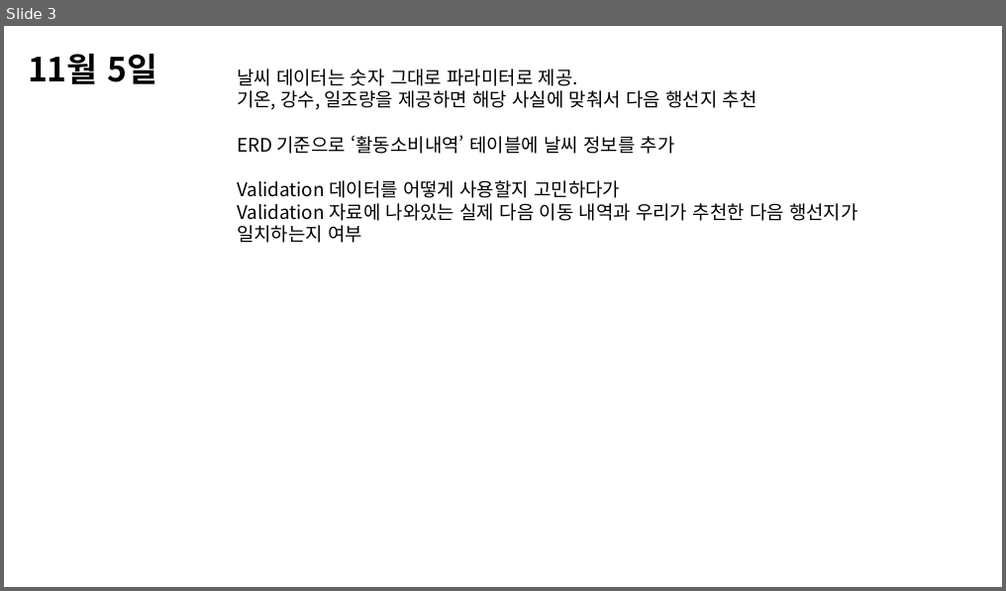
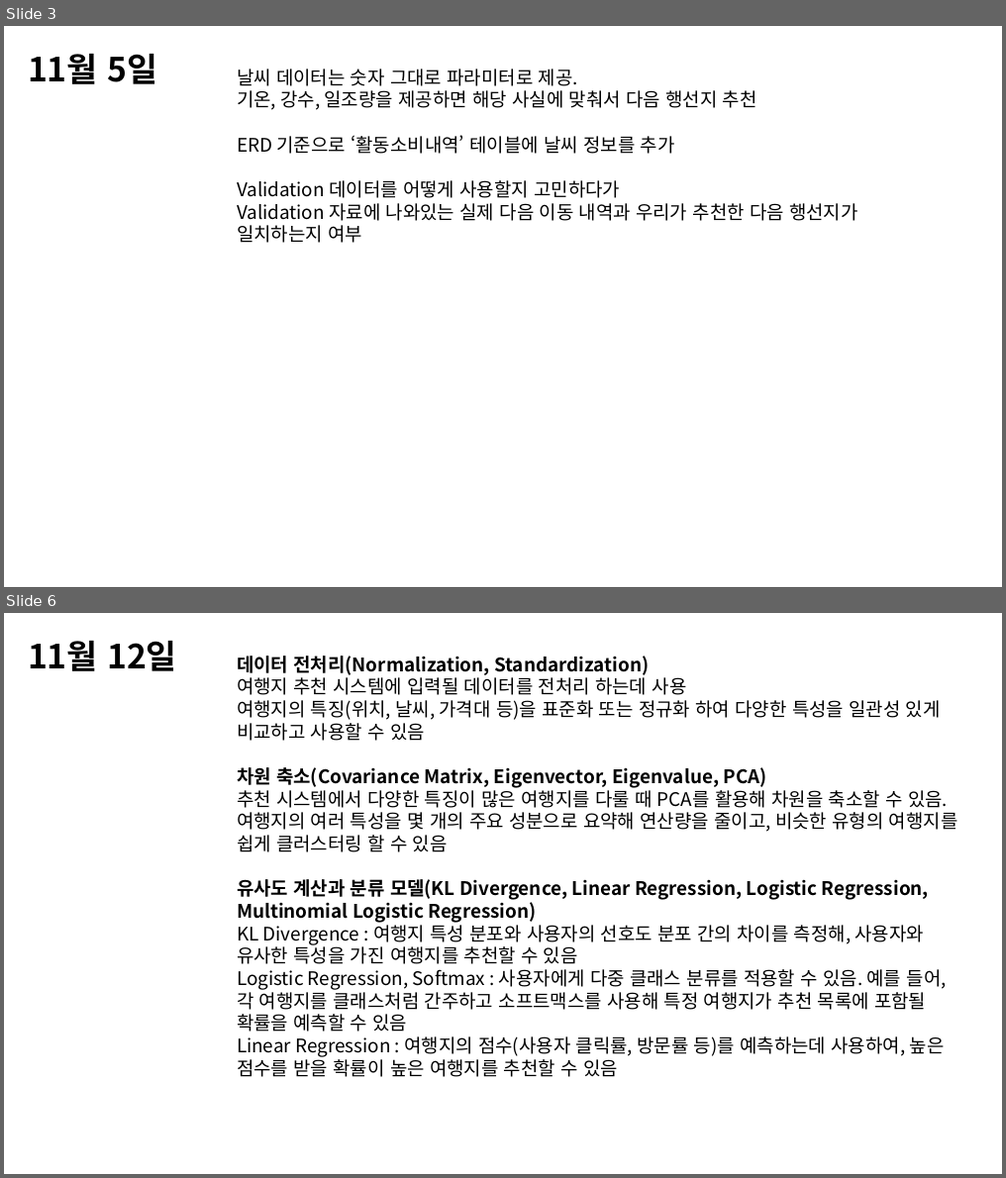
Before and after one commit to higun295/ApprenticeProject, a slide deck: Project_20241105.pptx. Shown one above the other, each under a label of ours: slide 3 before the commit, slides 3 and 6 after it; the slides between them are not shown. The pictures are 1006x591 and 1006x1178 pixels, drawn with LibreOffice and Linux fonts; fonts in the diff are those of the drawing. Boxes give left, top, right and bottom in pixels: in the first picture for what was removed or moved away, otherwise in the second. Text is boxed around its words. In the diff, an @@ line names an element or a change of style, - is before the commit and + after.

```diff
--- a/Project_20241105.pptx
+++ b/Project_20241105.pptx
@@ slide 6 added at <box>4,613,1002,1174</box>, background #FFFFFF @@
@@ text added at <box>28,641,177,671</box>, 32 pt, text #000000, bold @@
+11월 12일
@@ text added at <box>237,656,958,1077</box>, 18 pt, text #000000 @@
+데이터 전처리(Normalization, Standardization)
+여행지 추천 시스템에 입력될 데이터를 전처리 하는데 사용
+여행지의 특징(위치, 날씨, 가격대 등)을 표준화 또는 정규화 하여 다양한 특성을 일관성 있게 비교하고 사용할 수 있음
+차원 축소(Covariance Matrix, Eigenvector, Eigenvalue, PCA)
+추천 시스템에서 다양한 특징이 많은 여행지를 다룰 때 PCA를 활용해 차원을 축소할 수 있음. 여행지의 여러 특성을 몇 개의 주요 성분으로 요약해 연산량을 줄이고, 비슷한 유형의 여행지를 쉽게 클러스터링 할 수 있음
+유사도 계산과 분류 모델(KL Divergence, Linear Regression, Logistic Regression, Multinomial Logistic Regression)
+KL Divergence : 여행지 특성 분포와 사용자의 선호도 분포 간의 차이를 측정해, 사용자와 유사한 특성을 가진 여행지를 추천할 수 있음
+Logistic Regression, Softmax : 사용자에게 다중 클래스 분류를 적용할 수 있음. 예를 들어, 각 여행지를 클래스처럼 간주하고 소프트맥스를 사용해 특정 여행지가 추천 목록에 포함될 확률을 예측할 수 있음
+Linear Regression : 여행지의 점수(사용자 클릭률, 방문률 등)를 예측하는데 사용하여, 높은 점수를 받을 확률이 높은 여행지를 추천할 수 있음
```
Also in this commit, not shown: 3 slides changed, 7 other slides added, 1 slide removed, 21 other files.
